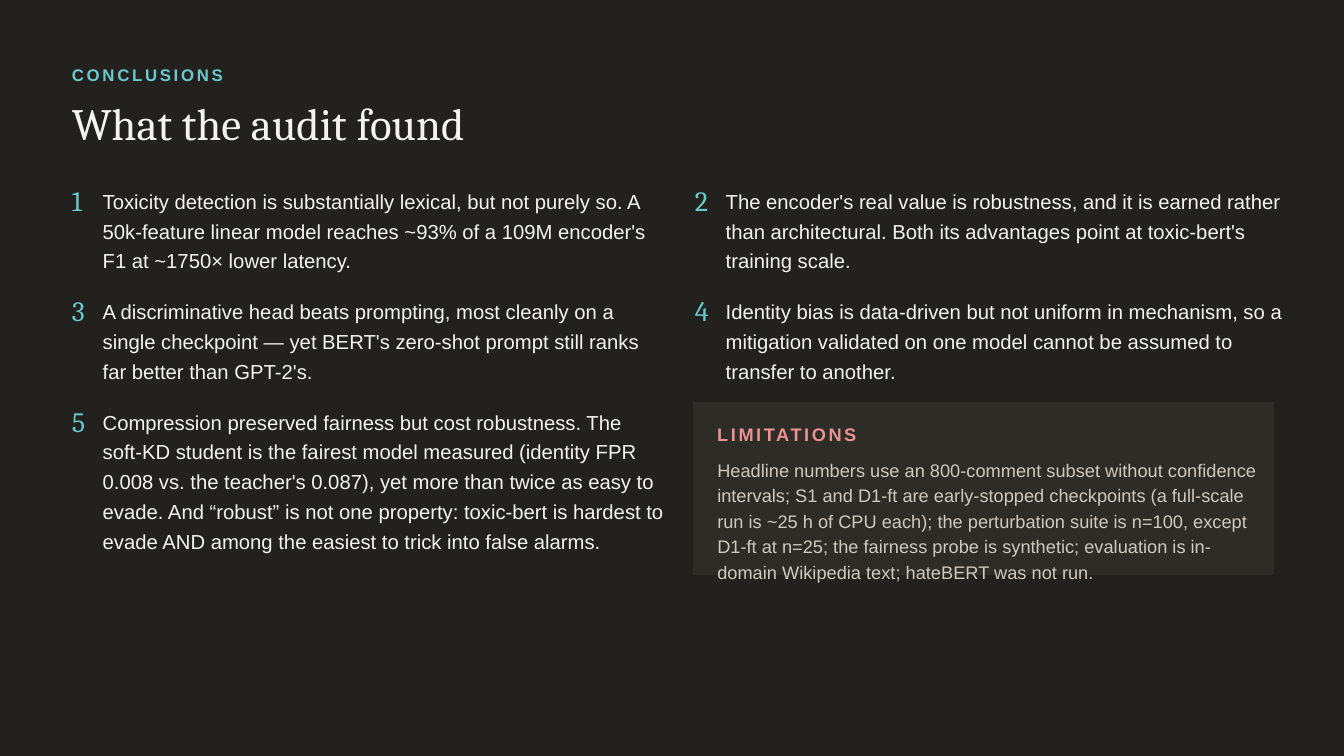
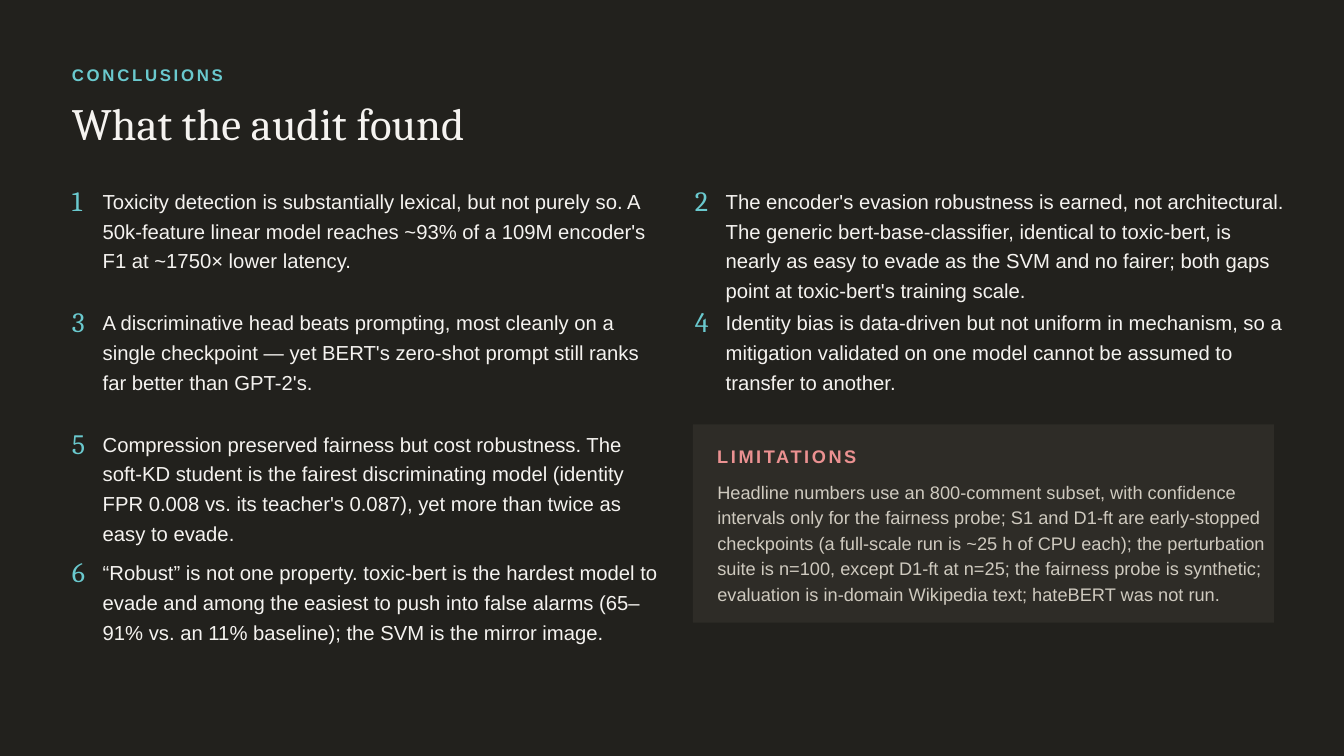
Before and after one commit to Tom-Jacob/DeepProjectHate, a slide deck: slide 11 of report/Academic_presentation_structure.pptx. Drawn at 1344x756 pixels with LibreOffice and Linux fonts; fonts in the diff are those of the drawing. Boxes give left, top, right and bottom in pixels: in the first picture for what was removed or moved away, otherwise in the second. Text is boxed around its words. In the diff, an @@ line names an element or a change of style, - is before the commit and + after.

Commit message:
Align the repo with the final report and remove unreported experiments
- Rewrite the README so every number matches the report, add the results
  tables, changes from the proposal, exact reproduction commands, and a
  references/credits section.
- Remove notebooks, scripts and results for experiments the report does not
  use (soft-F1 distillation, FPR-regularized fine-tune, 6-label encoder/decoder
  agreement, formal 6-label eval, smoke-score joins, archived notebooks).
- Drop the soft-F1 and FPR fine-tune code from distill.py and the matching
  --beta flag from train_distill.py.
- Add --stop-at-step to train_bert_base_classifier.py so the report's E1
  checkpoint (1,150 steps, interrupted in epoch 2) can be reproduced exactly.
- Mark the off-the-shelf distilbert-tox / roberta-tox specs as legacy, and
  update the fair roster to the report's eight configurations.
- Make the slide deck match the report and fix three layout issues.
- Update the developer guide; stop tracking CLAUDE.md and the guidelines PDF.

```diff
--- a/report/Academic_presentation_structure.pptx
+++ b/report/Academic_presentation_structure.pptx
@@ text at [726,194,1284,303]: text changed @@
-The encoder's real value is robustness, and it is earned rather than architectural. Both its advantages point at toxic-bert's training scale.
+The encoder's evasion robustness is earned, not architectural. The generic bert-base-classifier, identical to toxic-bert, is nearly as easy to evade as the SVM and no fairer; both gaps point at toxic-bert's training scale.
@@ 4 texts: place and size @@
-4 texts at [72,302,1282,379]
+4 texts at [72,313,1282,390]
@@ text "5": place and size @@
-text "5" at [72,413,85,432]
+text "5" at [72,435,85,454]
@@ text at [103,437,624,516]: text changed @@
-Compression preserved fairness but cost robustness. The soft-KD student is the fairest model measured (identity FPR 0.008 vs. the teacher's 0.087), yet more than twice as easy to evade. And “robust” is not one property: toxic-bert is hardest to evade AND among the easiest to trick into false alarms.
+Compression preserved fairness but cost robustness. The soft-KD student is the fairest discriminating model (identity FPR 0.008 vs. its teacher's 0.087), yet more than twice as easy to evade.
@@ rectangle: place and size @@
-rectangle at [693,403,1274,575]
+rectangle at [693,424,1274,622]
@@ text "LIMITATIONS": place and size @@
-text "LIMITATIONS" at [716,422,1306,446]
+text "LIMITATIONS" at [716,444,1306,468]
@@ text at [717,486,1264,605]: text changed @@
-Headline numbers use an 800-comment subset without confidence intervals; S1 and D1-ft are early-stopped checkpoints (a full-scale run is ~25 h of CPU each); the perturbation suite is n=100, except D1-ft at n=25; the fairness probe is synthetic; evaluation is in-domain Wikipedia text; hateBERT was not run.
+Headline numbers use an 800-comment subset, with confidence intervals only for the fairness probe; S1 and D1-ft are early-stopped checkpoints (a full-scale run is ~25 h of CPU each); the perturbation suite is n=100, except D1-ft at n=25; the fairness probe is synthetic; evaluation is in-domain Wikipedia text; hateBERT was not run.
@@ text added at [72,563,85,582], 30 pt, text #6AC9CE @@
+6
@@ text added at [103,565,657,645], 21.8 pt, text #F5F3F0 @@
+“Robust” is not one property. toxic-bert is the hardest model to evade and among the easiest to push into false alarms (65–91% vs. an 11% baseline); the SVM is the mirror image.
```
Also in this commit, not shown: 4 other slides changed, 38 other files.
